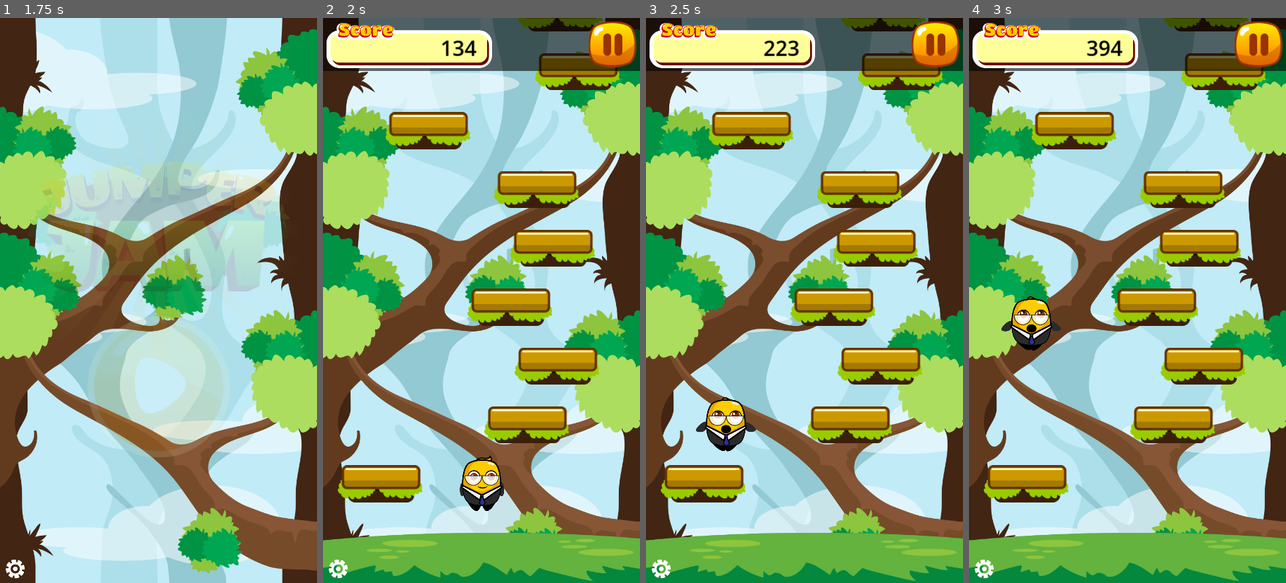
Above: before the commit, frames 1-4 (left to right).
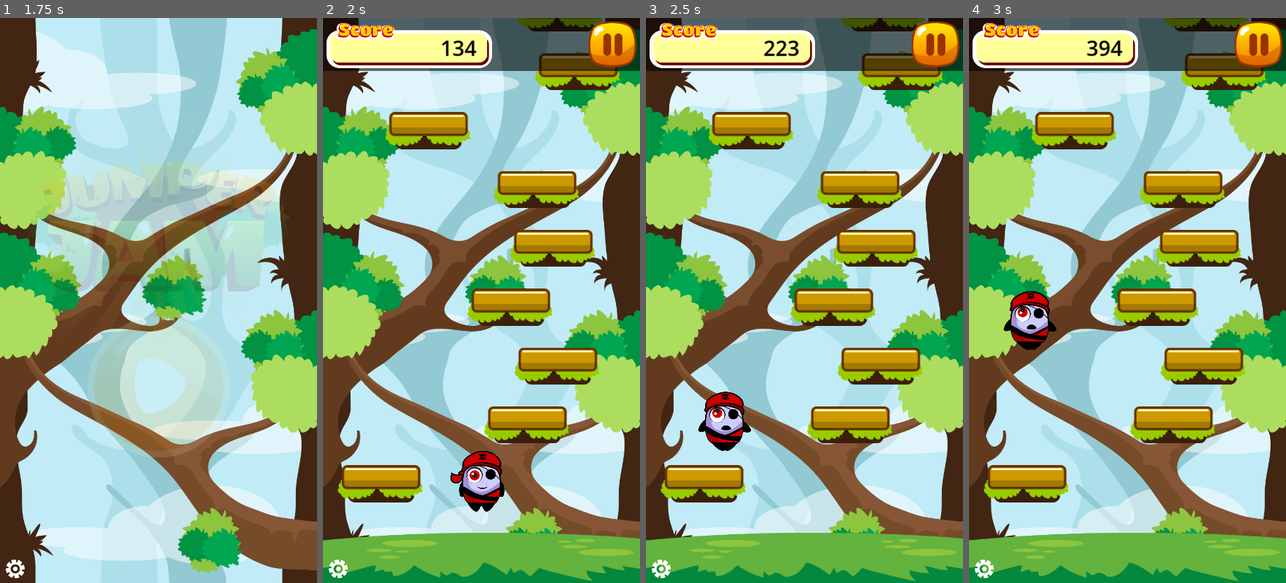
Above: after the commit, the same moments.

Repository: marleeeeeey/game_mvp_003_jumper_jam
Game: Godot game, scene res://scenes/main.tscn
The game is run twice, just before and just after one commit, with the same random seed, the same clock (stepped at 60 frames per second) and the same inputs.
Inputs (mouse positions are in pixels of both pictures, inside the frame that each line leads up to):
- Up to frame 1 (1.75 s): hold D (move_right) 0.53-1.25 s; click (158, 385) at 1.25 s
- Up to frame 2 (2 s): no input
- Up to frame 3 (2.5 s): hold A (move_left) from 2.03 s (still down)
- Up to frame 4 (3 s): release A (move_left) at 2.78 s; hold D (move_right) from 2.78 s (still down)

Frame 1 is identical in both runs. In frame 2, 1.1% of the frame differs, in the area x 40-58%, y 76-88%; in frame 3, 1.1%; in frame 4, 1.1%.

Commit message:
68. Using alternative skin permanent.

Diff:
--- a/scenes/player.tscn
+++ b/scenes/player.tscn
@@ -1,8 +1,10 @@
-[gd_scene load_steps=9 format=3 uid="uid://clsw6pqnx7yvb"]
+[gd_scene load_steps=13 format=3 uid="uid://clsw6pqnx7yvb"]
 
 [ext_resource type="Texture2D" uid="uid://bjnmfufctfrlh" path="res://assets/textures/character/Skin1Idle.png" id="1_tv4mh"]
 [ext_resource type="Script" path="res://scripts/player.gd" id="1_vxsdu"]
 [ext_resource type="Texture2D" uid="uid://cavynrwebsklt" path="res://assets/textures/character/Skin1Jump.png" id="2_qo8sy"]
+[ext_resource type="Texture2D" uid="uid://01rrhlsai584" path="res://assets/textures/character/Skin2Idle.png" id="4_sq1om"]
+[ext_resource type="Texture2D" uid="uid://byrhvlfi4e08k" path="res://assets/textures/character/Skin2Jump.png" id="5_7i8gb"]
 
 [sub_resource type="RectangleShape2D" id="RectangleShape2D_sdqb1"]
 size = Vector2(44, 20)
@@ -110,6 +112,84 @@
 "transitions": PackedFloat32Array(1),
 "update": 0,
 "values": [Vector2(0, -49)]
+}
+tracks/2/type = "value"
+tracks/2/imported = false
+tracks/2/enabled = true
+tracks/2/path = NodePath("Sprite2D:scale")
+tracks/2/interp = 1
+tracks/2/loop_wrap = true
+tracks/2/keys = {
+"times": PackedFloat32Array(0),
+"transitions": PackedFloat32Array(1),
+"update": 0,
+"values": [Vector2(0.35, 0.35)]
+}
+
+[sub_resource type="Animation" id="Animation_fvsxi"]
+resource_name = "fall_red"
+tracks/0/type = "value"
+tracks/0/imported = false
+tracks/0/enabled = true
+tracks/0/path = NodePath("Sprite2D:texture")
+tracks/0/interp = 1
+tracks/0/loop_wrap = true
+tracks/0/keys = {
+"times": PackedFloat32Array(0),
+"transitions": PackedFloat32Array(1),
+"update": 1,
+"values": [ExtResource("4_sq1om")]
+}
+tracks/1/type = "value"
+tracks/1/imported = false
+tracks/1/enabled = true
+tracks/1/path = NodePath("Sprite2D:position")
+tracks/1/interp = 1
+tracks/1/loop_wrap = true
+tracks/1/keys = {
+"times": PackedFloat32Array(0),
+"transitions": PackedFloat32Array(1),
+"update": 0,
+"values": [Vector2(-2, -51)]
+}
+tracks/2/type = "value"
+tracks/2/imported = false
+tracks/2/enabled = true
+tracks/2/path = NodePath("Sprite2D:scale")
+tracks/2/interp = 1
+tracks/2/loop_wrap = true
+tracks/2/keys = {
+"times": PackedFloat32Array(0),
+"transitions": PackedFloat32Array(1),
+"update": 0,
+"values": [Vector2(0.35, 0.35)]
+}
+
+[sub_resource type="Animation" id="Animation_2w0vt"]
+resource_name = "jump_red"
+tracks/0/type = "value"
+tracks/0/imported = false
+tracks/0/enabled = true
+tracks/0/path = NodePath("Sprite2D:texture")
+tracks/0/interp = 1
+tracks/0/loop_wrap = true
+tracks/0/keys = {
+"times": PackedFloat32Array(0),
+"transitions": PackedFloat32Array(1),
+"update": 1,
+"values": [ExtResource("5_7i8gb")]
+}
+tracks/1/type = "value"
+tracks/1/imported = false
+tracks/1/enabled = true
+tracks/1/path = NodePath("Sprite2D:position")
+tracks/1/interp = 1
+tracks/1/loop_wrap = true
+tracks/1/keys = {
+"times": PackedFloat32Array(0),
+"transitions": PackedFloat32Array(1),
+"update": 0,
+"values": [Vector2(1, -50)]
 }
 tracks/2/type = "value"
 tracks/2/imported = false
@@ -128,7 +208,9 @@
 _data = {
 "RESET": SubResource("Animation_fskl3"),
 "fall": SubResource("Animation_pipst"),
-"jump": SubResource("Animation_wwrfw")
+"fall_red": SubResource("Animation_fvsxi"),
+"jump": SubResource("Animation_wwrfw"),
+"jump_red": SubResource("Animation_2w0vt")
 }
 
 [node name="Player" type="CharacterBody2D"]
--- a/scripts/game.gd
+++ b/scripts/game.gd
@@ -24,6 +24,8 @@
 var score: int = 0
 var highscore: int = 0
 var save_file_path = "user://highscore.save"
+
+var new_skin_unlocked = true
 
 
 func _ready():
@@ -87,6 +89,10 @@
 	player.died.connect(_on_player_died)
 	add_child(player)
 
+	# Should be used after player is added to the scene to apply sprite immediately.
+	if new_skin_unlocked:
+		player.use_new_skin()
+
 	camera = camera_scene.instantiate()
 	camera.setup_camera(player)
 	add_child(camera)
--- a/scripts/player.gd
+++ b/scripts/player.gd
@@ -5,6 +5,7 @@
 
 @onready var animator = $AnimationPlayer
 @onready var cshape = $CollisionShape2D
+@onready var sprite = $Sprite2D
 
 var speed = 300.0
 var accelerometer_speed = 130.0
@@ -19,6 +20,9 @@
 
 var dead = false
 
+var fall_anim_name = "fall"
+var jump_anim_name = "jump"
+
 
 func _ready():
 	viewport_size = get_viewport_rect().size
@@ -30,11 +34,11 @@
 func _process(_delta: float):
 	# Change animation when falling and jumping.
 	if velocity.y > 0:
-		if animator.current_animation != "fall":
-			animator.play("fall")
+		if animator.current_animation != fall_anim_name:
+			animator.play(fall_anim_name)
 	elif velocity.y < 0:
-		if animator.current_animation != "jump":
-			animator.play("jump")
+		if animator.current_animation != jump_anim_name:
+			animator.play(jump_anim_name)
 
 
 func _physics_process(_delta: float):
@@ -81,3 +85,12 @@
 		dead = true
 		died.emit()
 	SoundFX.play("Fall")
+
+
+func use_new_skin():
+	fall_anim_name = "fall_red"
+	jump_anim_name = "jump_red"
+
+	if sprite:
+		# Prevent glitch on the start of application.
+		sprite.texture = preload("res://assets/textures/character/Skin2Idle.png")
